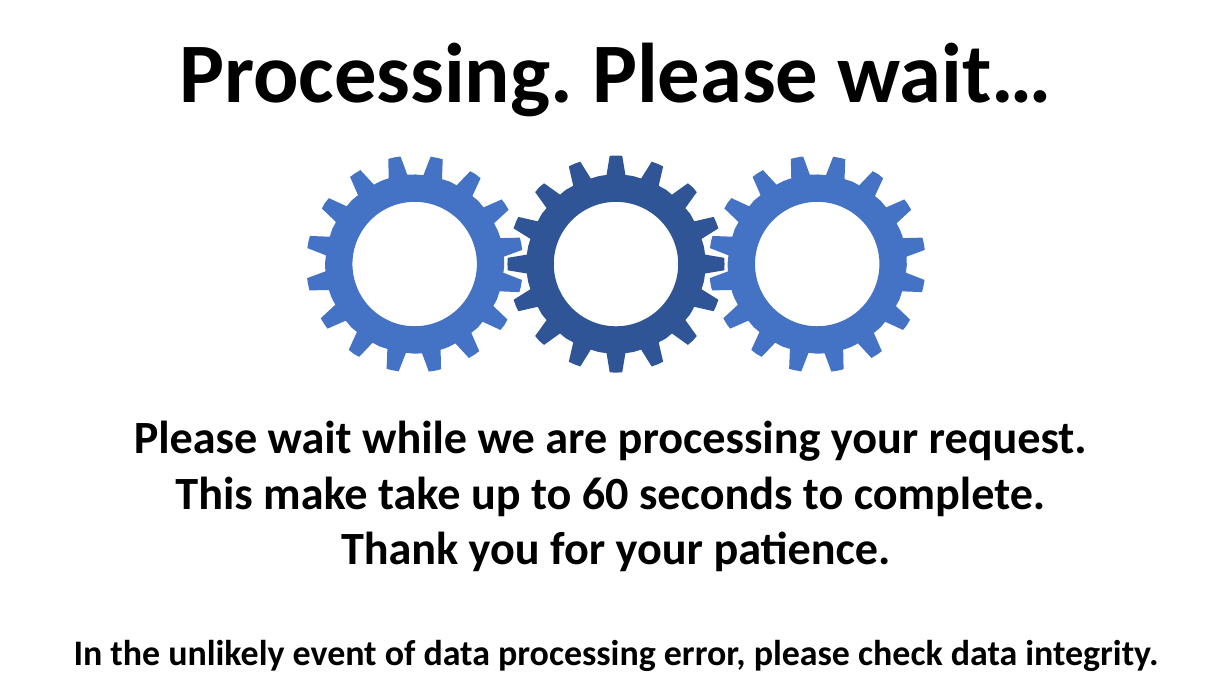
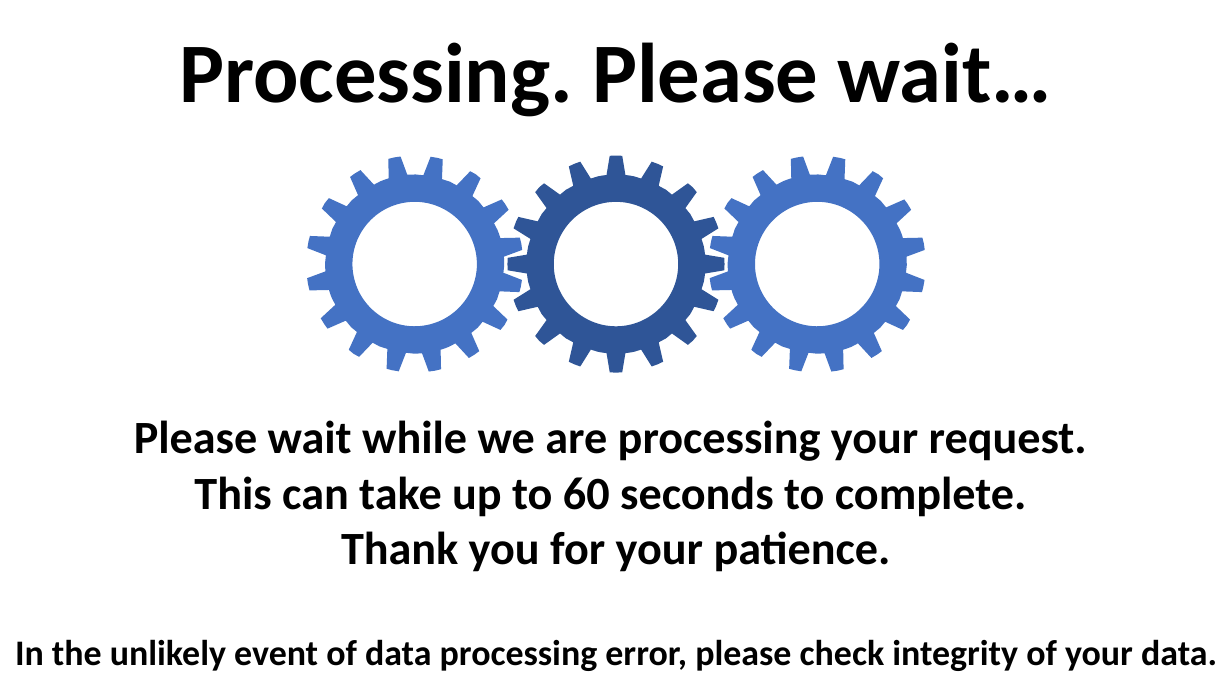
Before and after one commit to Zastupic/tools-py.e-cyanobacterium.org, a slide deck: slide 1 of website/static/images/loadingimage.pptx. Drawn at 1232x693 pixels with LibreOffice and Linux fonts; fonts in the diff are those of the drawing. Boxes give left, top, right and bottom in pixels: in the first picture for what was removed or moved away, otherwise in the second. Text is boxed around its words. In the diff, an @@ line names an element or a change of style, - is before the commit and + after.

```diff
--- a/website/static/images/loadingimage.pptx
+++ b/website/static/images/loadingimage.pptx
@@ rectangle added at (0,0,1232,693), fill #FFFFFF, outline #FFFFFF 1 pt @@
@@ text at (194,476,1026,517): text changed @@
-This make take up to 60 seconds to complete.
+This can take up to 60 seconds to complete.
@@ text at (15,639,1217,671): text changed @@
-In the unlikely event of data processing error, please check data integrity.
+In the unlikely event of data processing error, please check integrity of your data.
```
Also in this commit, not shown: 42 other files.
